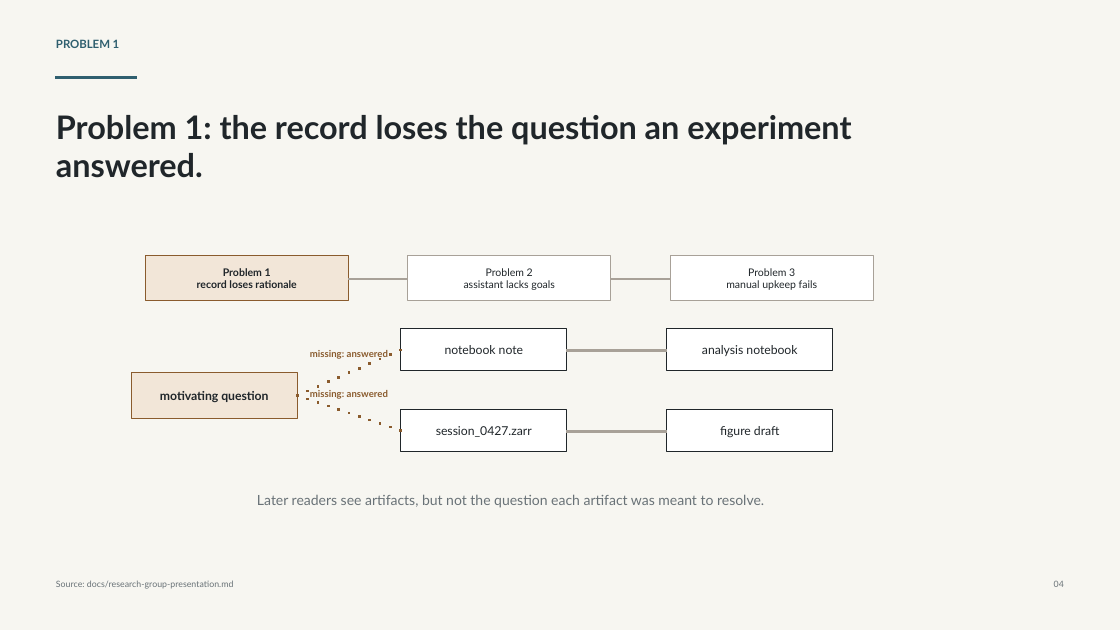
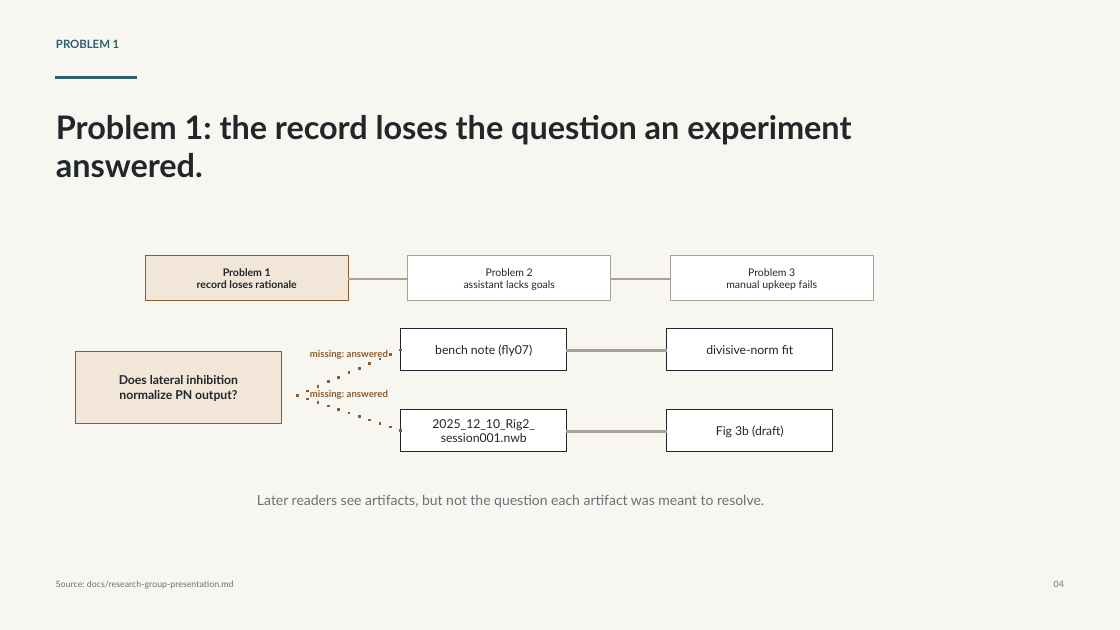
Before and after one commit to SamuelBrudner/lab-tracker, a slide deck: slide 4 of outputs/019e93bf-5861-7ba2-af6a-d3677b8793cd/presentations/lab-tracker-research-group/output/lab-tracker-research-group-presentation.pptx. Drawn at 1120x630 pixels with LibreOffice and Linux fonts; fonts in the diff are those of the drawing. Boxes give left, top, right and bottom in pixels: in the first picture for what was removed or moved away, otherwise in the second. Text is boxed around its words. In the diff, an @@ line names an element or a change of style, - is before the commit and + after.

```diff
--- a/outputs/019e93bf-5861-7ba2-af6a-d3677b8793cd/presentations/lab-tracker-research-group/output/lab-tracker-research-group-presentation.pptx
+++ b/outputs/019e93bf-5861-7ba2-af6a-d3677b8793cd/presentations/lab-tracker-research-group/output/lab-tracker-research-group-presentation.pptx
@@ rectangle: place and size @@
-rectangle at (131,373,297,418)
+rectangle at (76,351,281,423)
@@ text at (435,344,532,356): text changed @@
-notebook note
+bench note (fly07)
@@ text at (706,345,793,354): text changed @@
-analysis notebook
+divisive-norm fit
@@ text at (119,375,238,401): text changed @@
-motivating question
+Does lateral inhibition
+normalize PN output?
@@ text at (432,419,535,442): text changed @@
-session_0427.zarr
+2025_12_10_Rig2_
+session001.nwb
@@ text at (716,425,784,438): text changed @@
-figure draft
+Fig 3b (draft)
```
Also in this commit, not shown: 11 other slides changed, 2 slides removed, 3 other files.
